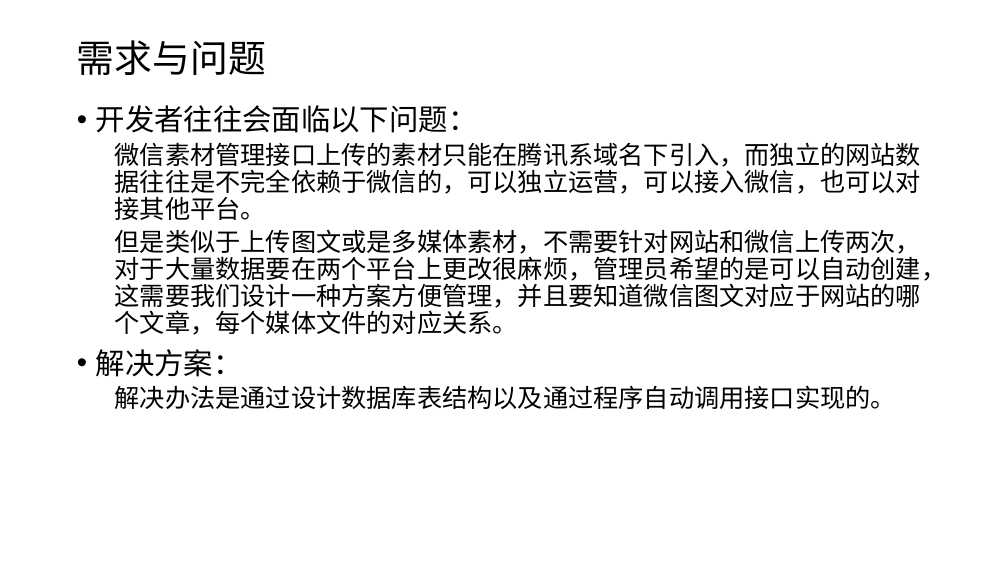
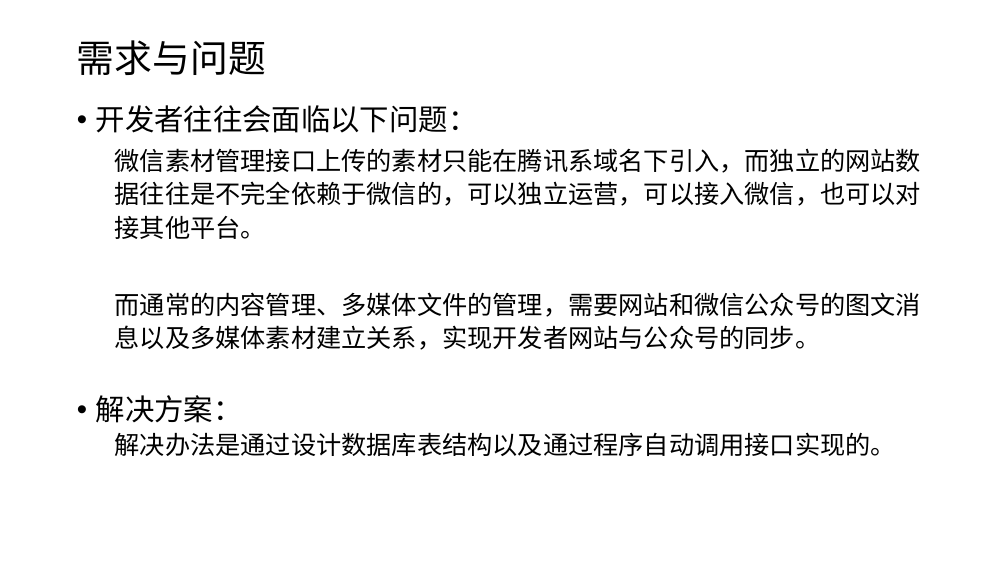
Before and after one commit to edu2act/course-wechat-and-miniprogram, a slide deck: slide 2 of ch08/设计素材与网站资源管理架构.pptx. Drawn at 1008x567 pixels with LibreOffice and Linux fonts; fonts in the diff are those of the drawing. Boxes give left, top, right and bottom in pixels: in the first picture for what was removed or moved away, otherwise in the second. Text is boxed around its words. In the diff, an @@ line names an element or a change of style, - is before the commit and + after.

```diff
--- a/ch08/设计素材与网站资源管理架构.pptx
+++ b/ch08/设计素材与网站资源管理架构.pptx
@@ text at (115,148,921,239): line spacing 0.9 to 1.1 @@
@@ text at (115,292,921,350): text changed @@
-  但是类似于上传图文或是多媒体素材，不需要针对网站和微信上传两次，对于大量数据要在两个平台上更改很麻烦，管理员希望的是可以自动创建，这需要我们设计一种方案方便管理，并且要知道微信图文对应于网站的哪个文章，每个媒体文件的对应关系。
+  而通常的内容管理、多媒体文件的管理，需要网站和微信公众号的图文消息以及多媒体素材建立关系，实现开发者网站与公众号的同步。
```
Also in this commit, not shown: 2 other slides changed, 5 other files.
